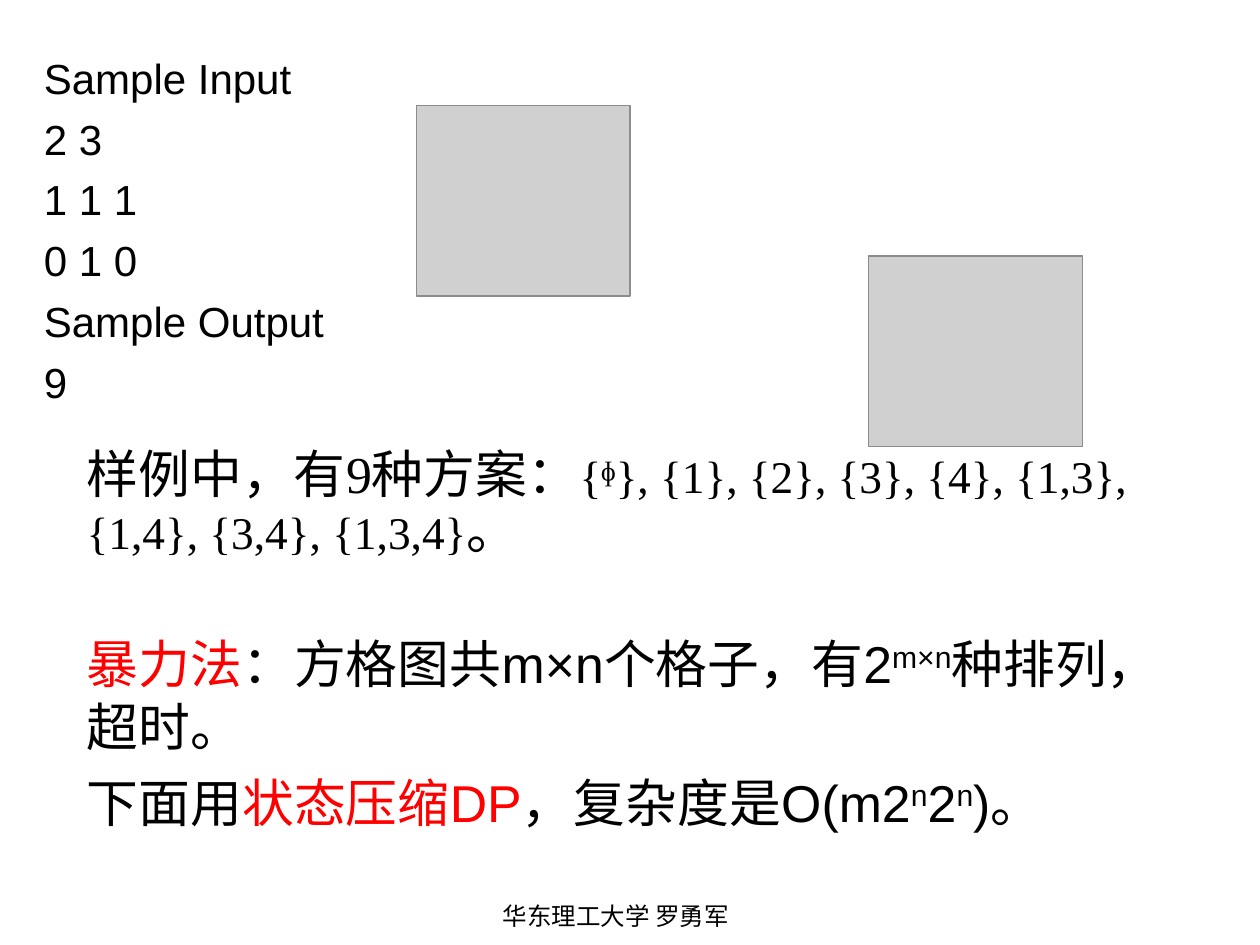
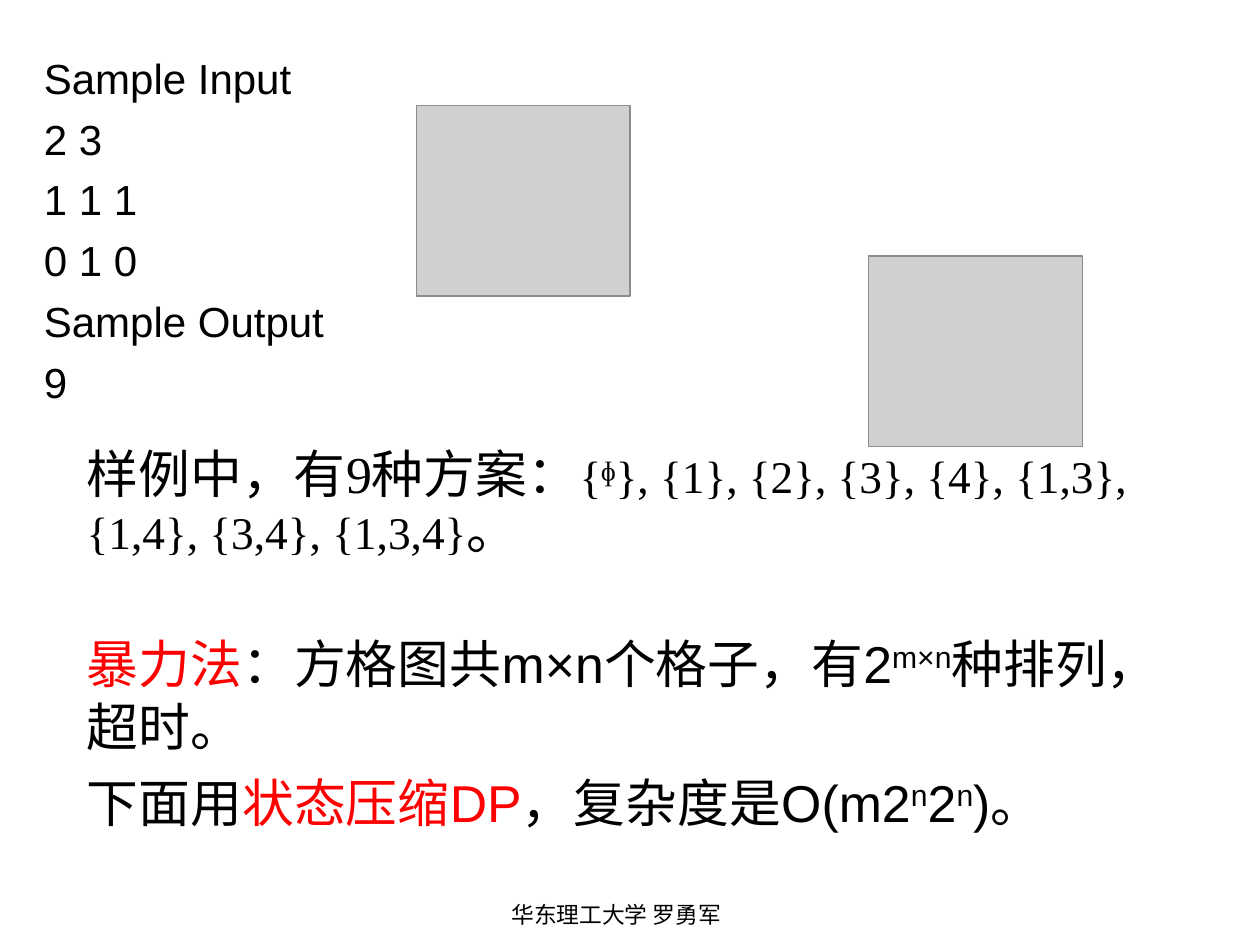
Before and after one commit to luoyongjun999/code, a slide deck: slide 49 of 第7章动态规划(下).ppt. Drawn at 1260x945 pixels with LibreOffice and Linux fonts; fonts in the diff are those of the drawing; grey boxes stand for pictures. Boxes give left, top, right and bottom in pixels: in the first picture for what was removed or moved away, otherwise in the second. Text is boxed around its words. In the diff, an @@ line names an element or a change of style, - is before the commit and + after.

```diff
--- a/第7章动态规划(下).ppt
+++ b/第7章动态规划(下).ppt
@@ text "华东理工大学 罗勇军" at [511,904,721,925]: size 14 to 12.9 pt @@
```
Also in this commit, not shown: 1 other slide changed, 3 other files.
